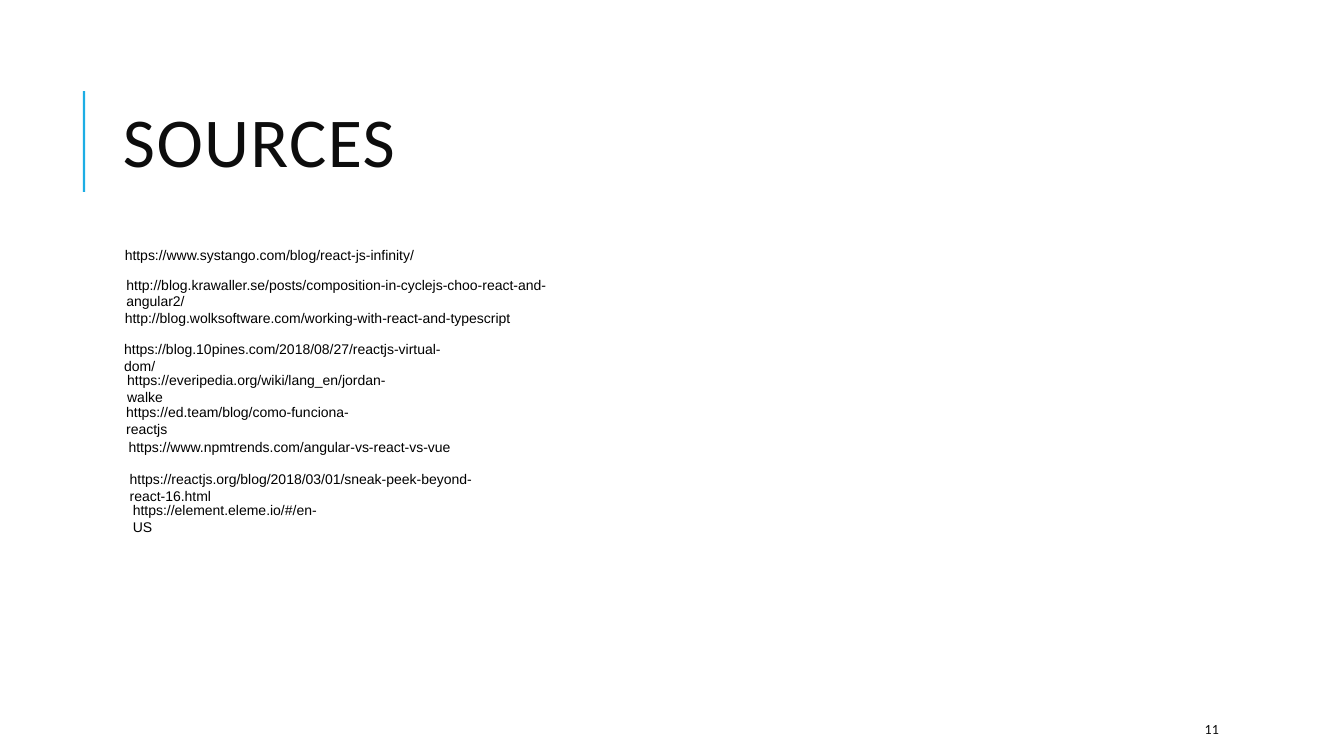
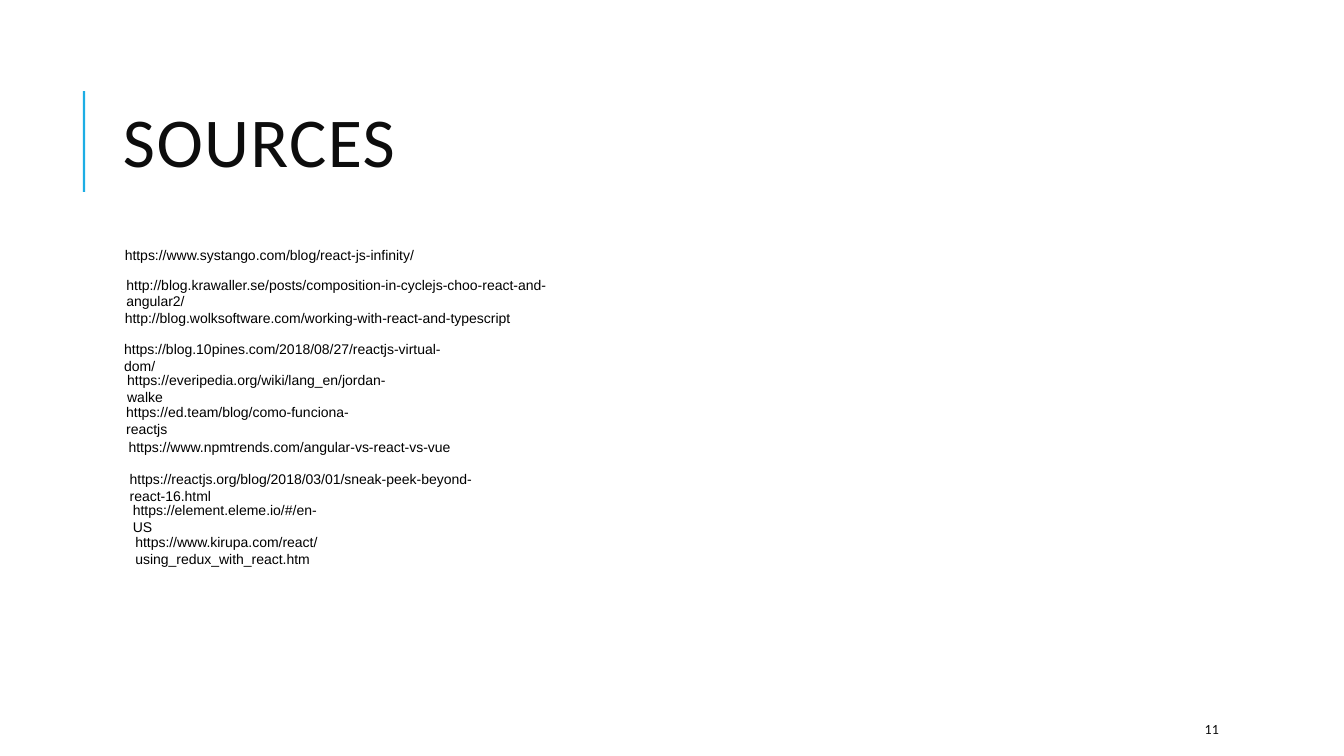
Before and after one commit to Sakai-san/powercoders, a slide deck: slide 11 of reactWorkshop.odp. Drawn at 1344x756 pixels with LibreOffice and Linux fonts; fonts in the diff are those of the drawing. Boxes give left, top, right and bottom in pixels: in the first picture for what was removed or moved away, otherwise in the second. Text is boxed around its words. In the diff, an @@ line names an element or a change of style, - is before the commit and + after.

Commit message:
Update slides.

```diff
--- a/reactWorkshop.odp
+++ b/reactWorkshop.odp
@@ text added at <box>135,537,317,567</box>, 10 pt, text #000000 @@
+https://www.kirupa.com/react/using_redux_with_react.htm
```
Also in this commit, not shown: 1 other slide changed.
